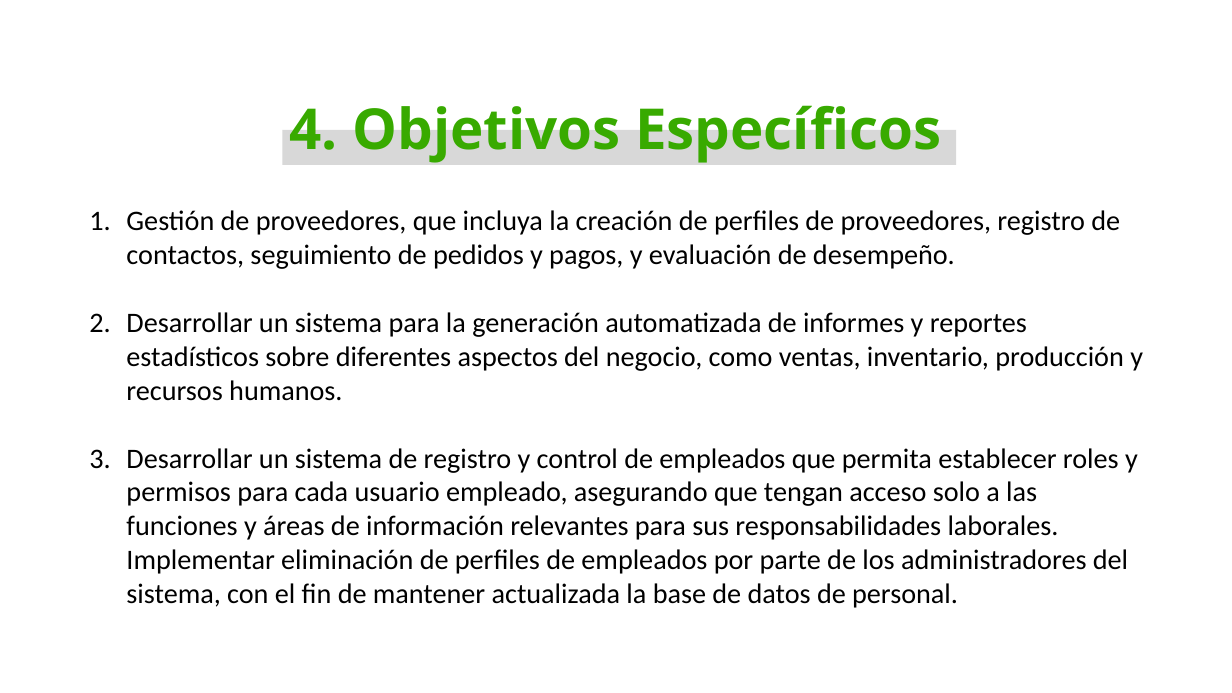
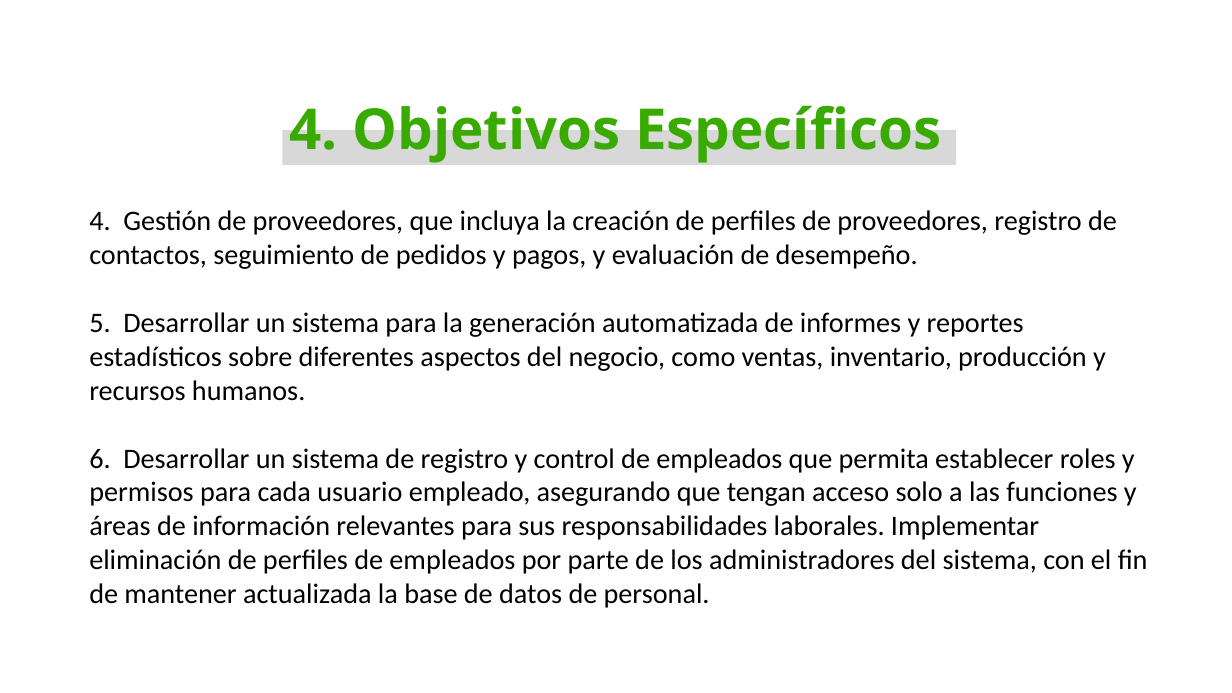
Before and after one commit to NievesYonathan/Proyecto-Buzos-MT, a slide deck: slide 7 of Versión 3 - Trimestre ll/Buzos MT.pptx. Drawn at 1232x693 pixels with LibreOffice and Linux fonts; fonts in the diff are those of the drawing; background and template pictures are left out. Boxes give left, top, right and bottom in pixels: in the first picture for what was removed or moved away, otherwise in the second. Text is boxed around its words. In the diff, an @@ line names an element or a change of style, - is before the commit and + after.

Commit message:
Producción - Inicio

```diff
--- a/Versión 3 - Trimestre ll/Buzos MT.pptx
+++ b/Versión 3 - Trimestre ll/Buzos MT.pptx
@@ text at (x1=89, y1=210, x2=1148, y2=608): text changed @@
-1. Gestión de proveedores, que incluya la creación de perfiles de proveedores, registro de contactos, seguimiento de pedidos y pagos, y evaluación de desempeño.
-2. Desarrollar un sistema para la generación automatizada de informes y reportes estadísticos sobre diferentes aspectos del negocio, como ventas, inventario, producción y recursos humanos.
-3. Desarrollar un sistema de registro y control de empleados que permita establecer roles y permisos para cada usuario empleado, asegurando que tengan acceso solo a las funciones y áreas de información relevantes para sus responsabilidades laborales.
-Implementar eliminación de perfiles de empleados por parte de los administradores del sistema, con el fin de mantener actualizada la base de datos de personal.
+4. Gestión de proveedores, que incluya la creación de perfiles de proveedores, registro de contactos, seguimiento de pedidos y pagos, y evaluación de desempeño.
+5. Desarrollar un sistema para la generación automatizada de informes y reportes estadísticos sobre diferentes aspectos del negocio, como ventas, inventario, producción y recursos humanos.
+6. Desarrollar un sistema de registro y control de empleados que permita establecer roles y permisos para cada usuario empleado, asegurando que tengan acceso solo a las funciones y áreas de información relevantes para sus responsabilidades laborales. Implementar eliminación de perfiles de empleados por parte de los administradores del sistema, con el fin de mantener actualizada la base de datos de personal.
```
Also in this commit, not shown: 1 other slide changed, 2 other files.
